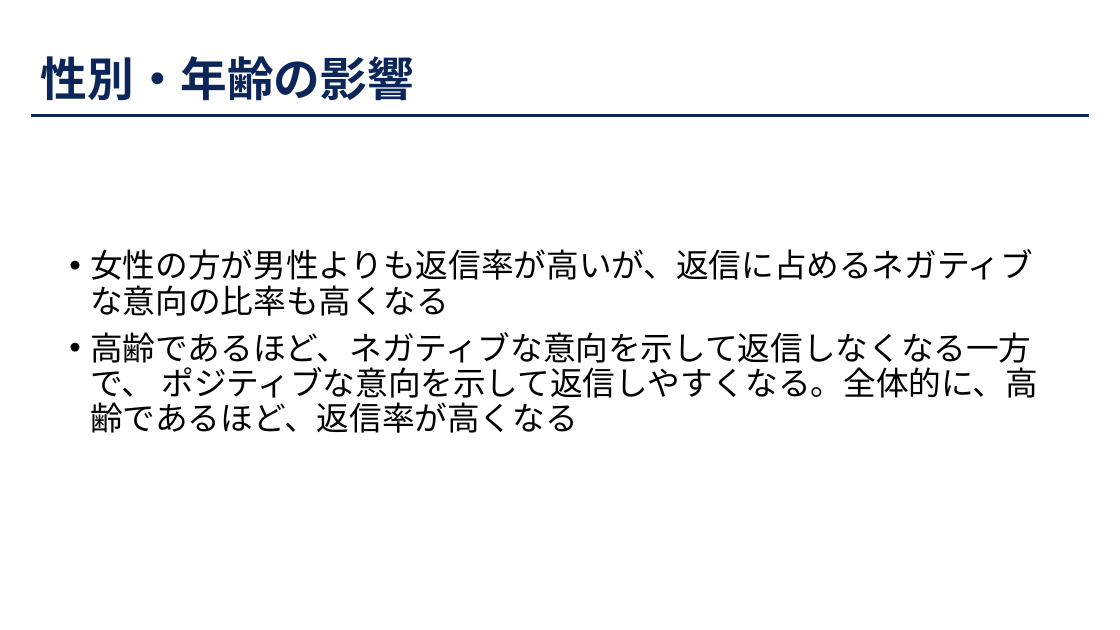
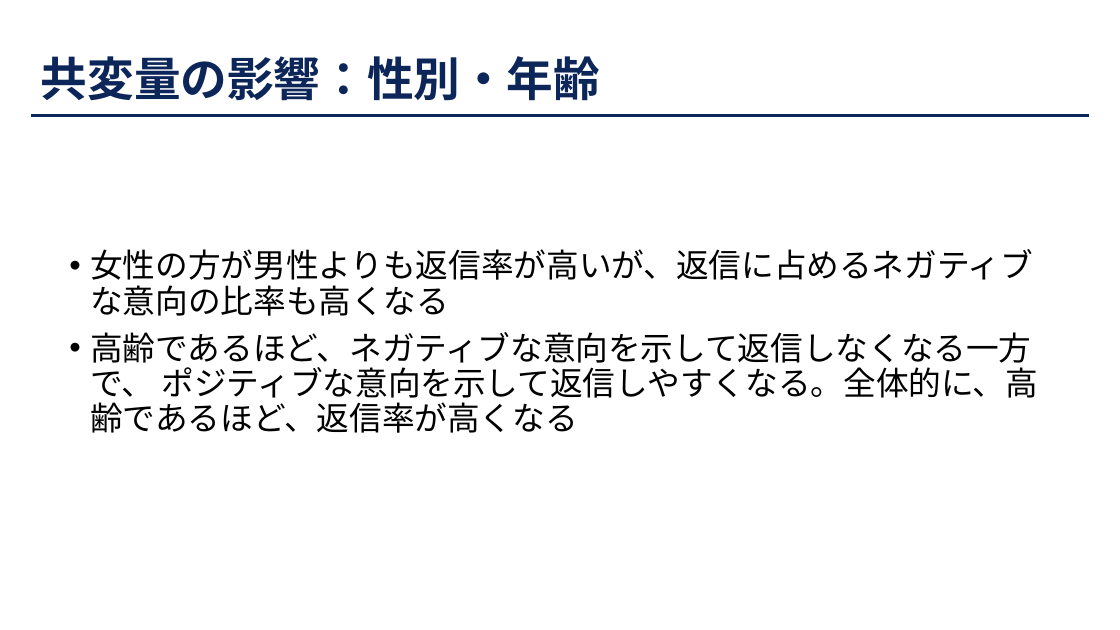
Before and after one commit to JMDP-behavioral-economics/RCT-Nudge, a slide deck: slide 22 of docs/slide/221014骨髄バンク介入実験分析.pptx. Drawn at 1120x630 pixels with LibreOffice and Linux fonts; fonts in the diff are those of the drawing. Boxes give left, top, right and bottom in pixels: in the first picture for what was removed or moved away, otherwise in the second. Text is boxed around its words. In the diff, an @@ line names an element or a change of style, - is before the commit and + after.

```diff
--- a/docs/slide/221014骨髄バンク介入実験分析.pptx
+++ b/docs/slide/221014骨髄バンク介入実験分析.pptx
@@ title at [41,56,600,101]: text changed @@
-性別・年齢の影響
+共変量の影響：性別・年齢
```
Also in this commit, not shown: 22 other slides changed.
